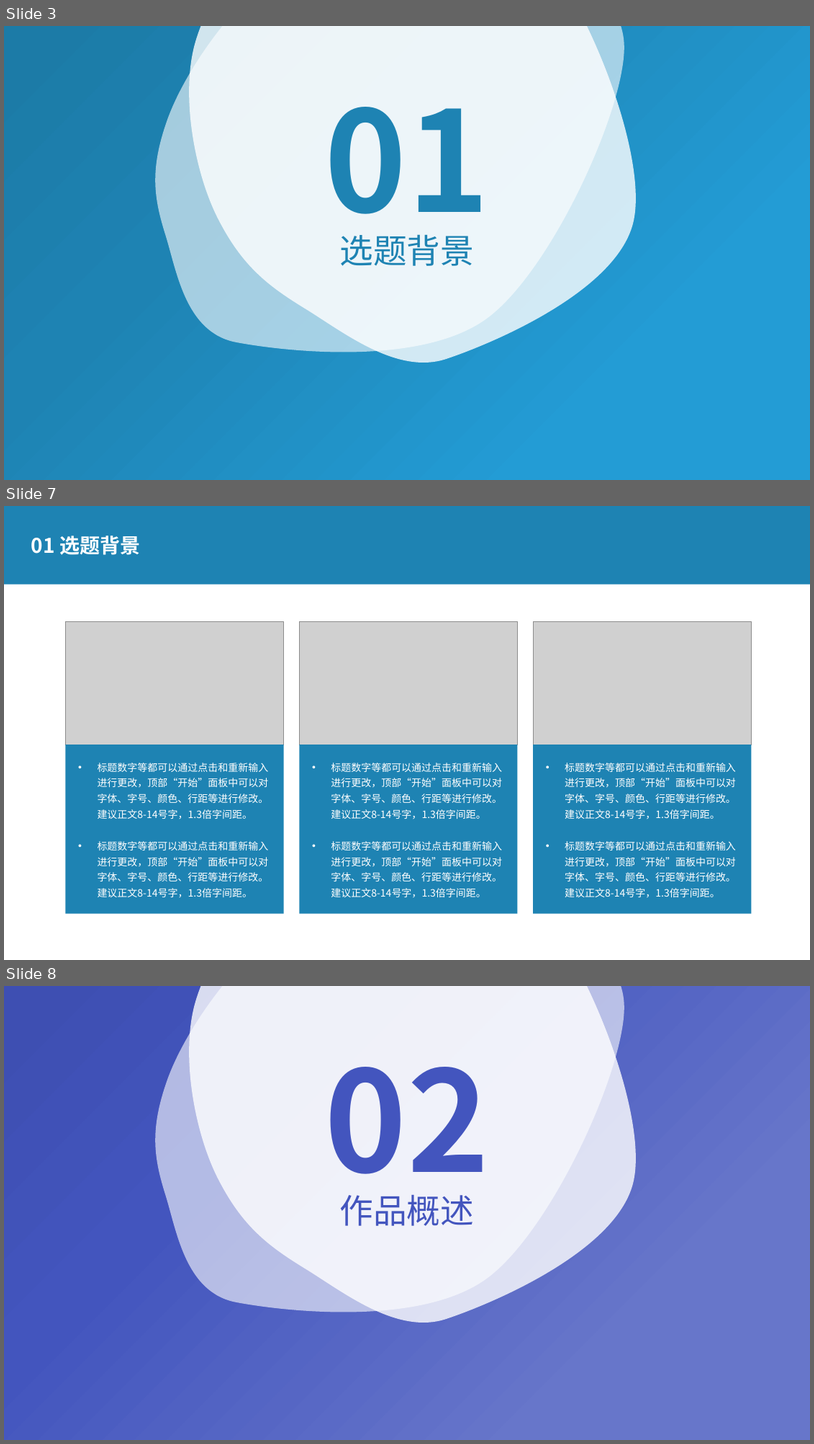
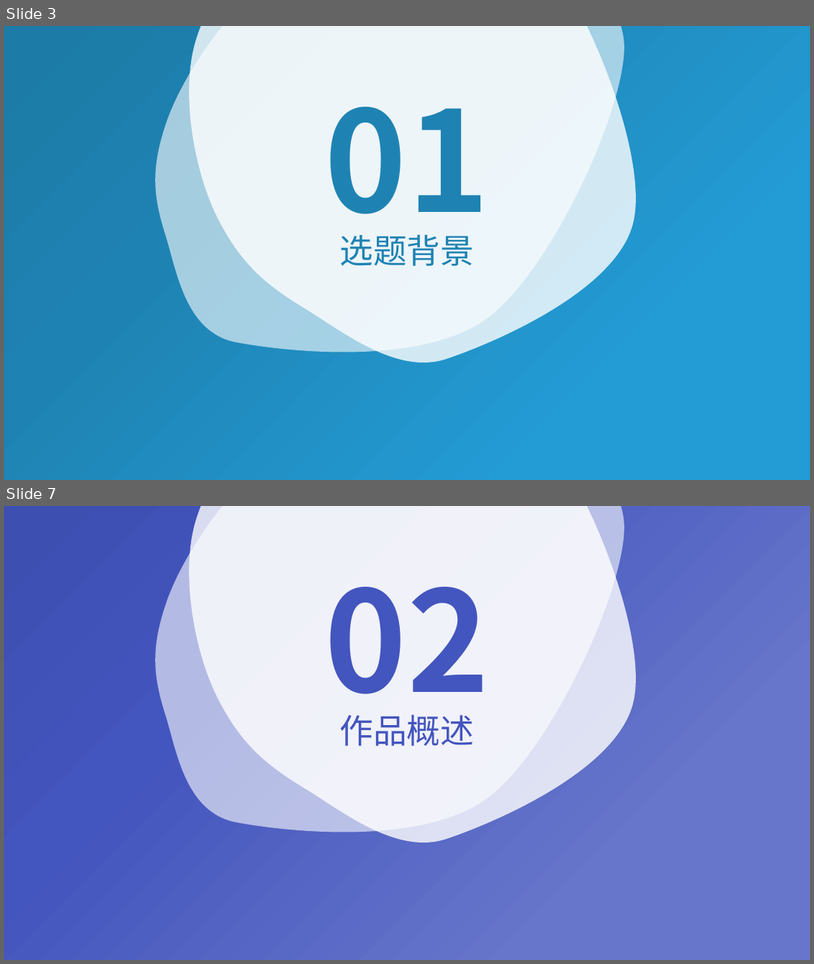
Before and after one commit to gwinda/A_GIT_MANTI, a slide deck: 679D612A1596C7DE1A4FCC7FE4DB6C75.pptx. Shown one above the other, each under a label of ours: slides 3, 7 and 8 before the commit, slides 3 and 7 after it; the slides between them are not shown. The pictures are 814x1444 and 814x964 pixels, drawn with LibreOffice and Linux fonts; fonts in the diff are those of the drawing; grey boxes stand for pictures. Boxes give left, top, right and bottom in pixels: in the first picture for what was removed or moved away, otherwise in the second. Text is boxed around its words. In the diff, an @@ line names an element or a change of style, - is before the commit and + after.

```diff
--- a/679D612A1596C7DE1A4FCC7FE4DB6C75.pptx
+++ b/679D612A1596C7DE1A4FCC7FE4DB6C75.pptx
@@ slide 7 removed at (4,506,810,960), background #1E83B3 @@
@@ text removed at (31,536,140,555) @@
-01 选题背景
@@ rectangle removed at (4,584,810,960) @@
@@ picture removed at (66,621,284,744) @@
@@ picture removed at (299,621,517,744) @@
@@ picture removed at (533,621,751,744) @@
@@ rectangle removed at (66,744,284,913) @@
@@ text removed at (98,762,269,897) @@
-• 标题数字等都可以通过点击和重新输入进行更改，顶部“开始”面板中可以对字体、字号、颜色、行距等进行修改。建议正文8-14号字，1.3倍字间距。
-• 标题数字等都可以通过点击和重新输入进行更改，顶部“开始”面板中可以对字体、字号、颜色、行距等进行修改。建议正文8-14号字，1.3倍字间距。
@@ rectangle removed at (299,744,517,913) @@
@@ text removed at (331,762,502,898) @@
-• 标题数字等都可以通过点击和重新输入进行更改，顶部“开始”面板中可以对字体、字号、颜色、行距等进行修改。建议正文8-14号字，1.3倍字间距。
-• 标题数字等都可以通过点击和重新输入进行更改，顶部“开始”面板中可以对字体、字号、颜色、行距等进行修改。建议正文8-14号字，1.3倍字间距。
@@ rectangle removed at (533,744,751,913) @@
@@ text removed at (565,762,736,898) @@
-• 标题数字等都可以通过点击和重新输入进行更改，顶部“开始”面板中可以对字体、字号、颜色、行距等进行修改。建议正文8-14号字，1.3倍字间距。
-• 标题数字等都可以通过点击和重新输入进行更改，顶部“开始”面板中可以对字体、字号、颜色、行距等进行修改。建议正文8-14号字，1.3倍字间距。
@@ what was slide 8 is now slide 7 @@
```
Also in this commit, not shown: 4 slides changed, 5 slides added, 4 other slides removed.
